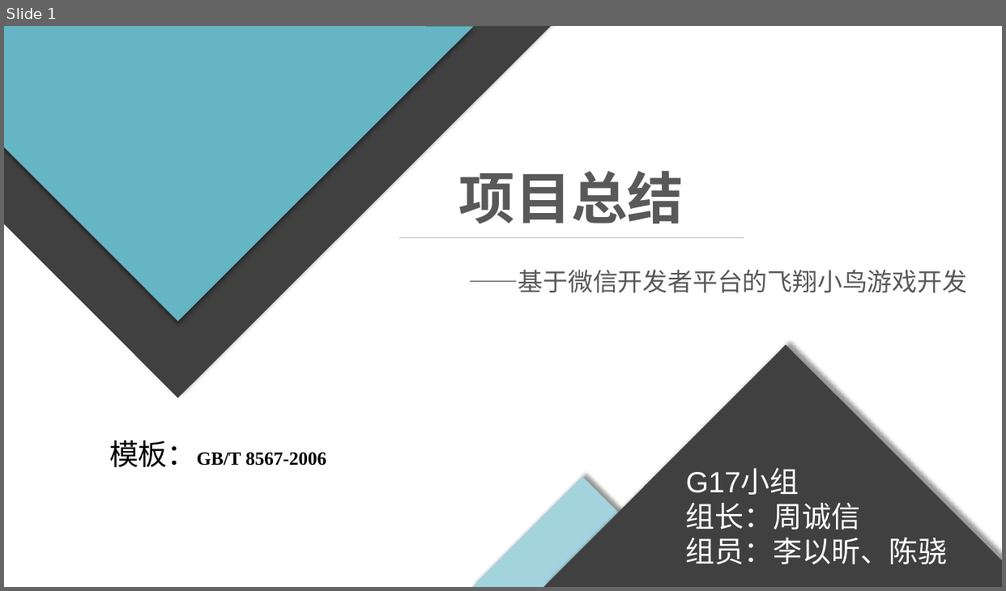
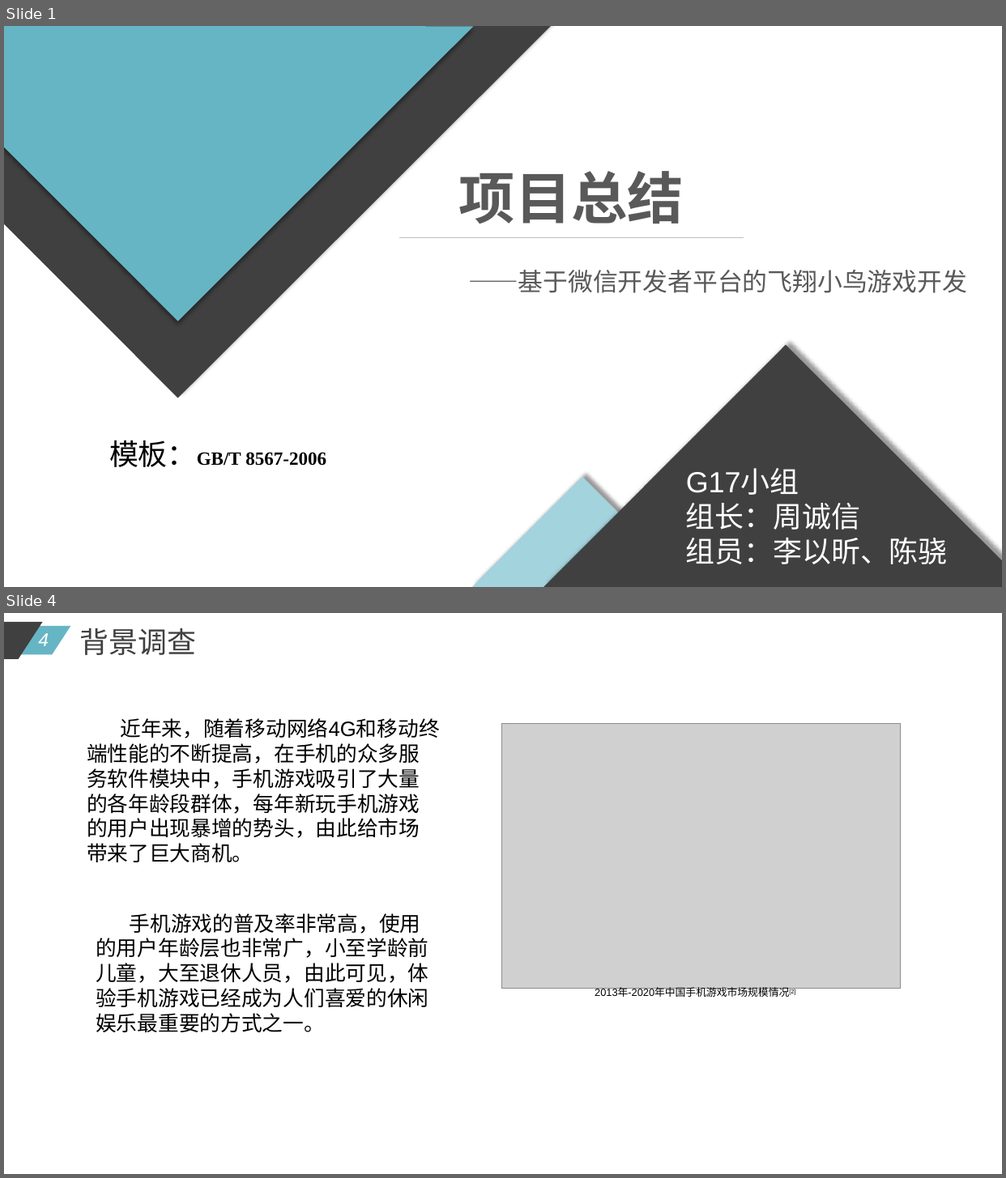
Before and after one commit to diligentsun/new-flappy-bird, a slide deck: 项目总结/项目总结.pptx. Shown one above the other, each under a label of ours: slide 1 before the commit, slides 1 and 4 after it; the slides between them are not shown. The pictures are 1006x591 and 1006x1178 pixels, drawn with LibreOffice and Linux fonts; fonts in the diff are those of the drawing; grey boxes stand for pictures. Boxes give left, top, right and bottom in pixels: in the first picture for what was removed or moved away, otherwise in the second. Text is boxed around its words. In the diff, an @@ line names an element or a change of style, - is before the commit and + after.

```diff
--- a/项目总结/项目总结.pptx
+++ b/项目总结/项目总结.pptx
@@ slide 4 added at (4, 613, 1002, 1174), background #FFFFFF @@
@@ parallelogram added at (4, 626, 70, 654), fill #66B5C4 @@
@@ parallelogram added at (4, 622, 43, 659), fill #404040 @@
@@ page number added at (38, 633, 49, 646), 18 pt, text #FFFFFF, italic @@
+4
@@ text added at (79, 628, 196, 655), 28 pt, text #404040 @@
+背景调查
@@ text added at (87, 718, 439, 862), 20 pt, text #000000 @@
+近年来，随着移动网络4G和移动终端性能的不断提高，在手机的众多服务软件模块中，手机游戏吸引了大量的各年龄段群体，每年新玩手机游戏的用户出现暴增的势头，由此给市场带来了巨大商机。
@@ picture added at (502, 724, 901, 989) @@
@@ text added at (96, 914, 428, 1033), 20 pt, text #000000 @@
+手机游戏的普及率非常高，使用的用户年龄层也非常广，小至学龄前儿童，大至退休人员，由此可见，体验手机游戏已经成为人们喜爱的休闲娱乐最重要的方式之一。
@@ text added at (594, 988, 795, 997), 10 pt, text #000000 @@
+2013年-2020年中国手机游戏市场规模情况[2]
```
Also in this commit, not shown: 1 slide changed, 5 other slides added, 4 other files.
